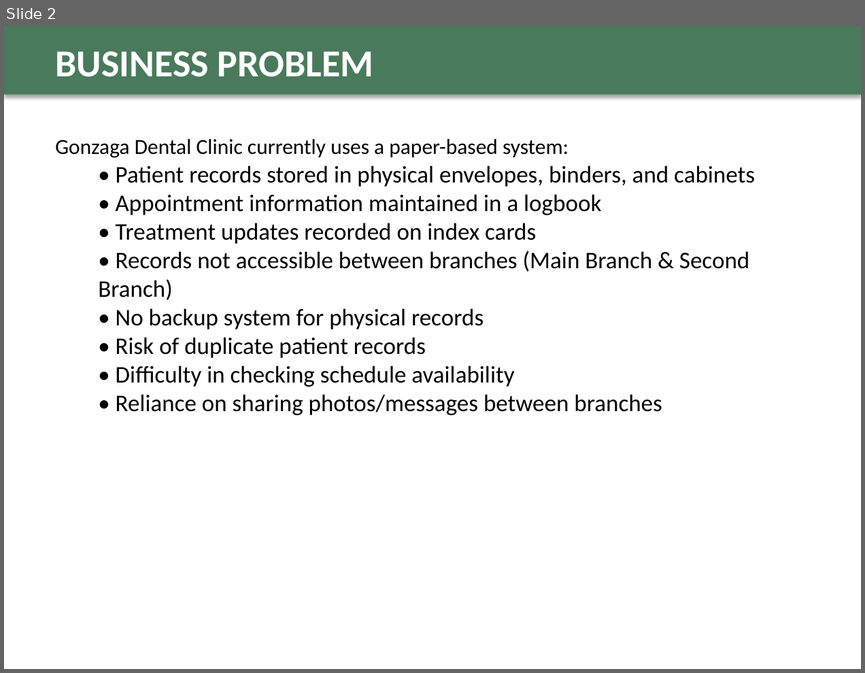
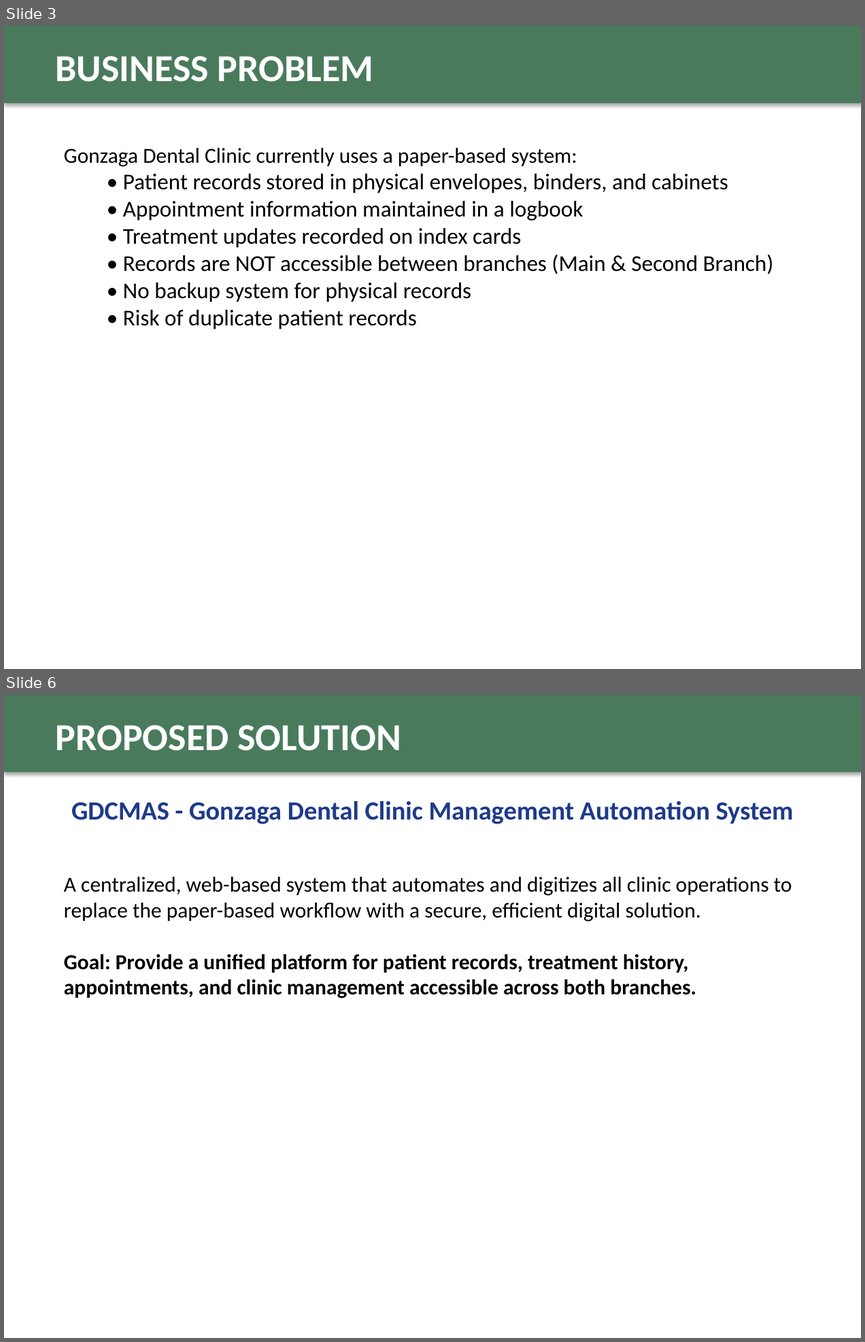
Before and after one commit to fritzmichael1-2/gonzaga-dental-clinic-system, a slide deck: GDCMAS_Final_Defense_Presentation.pptx. Shown one above the other, each under a label of ours: slide 2 before the commit, slides 3 and 6 after it; the slides between them are not shown. The pictures are 865x673 and 865x1342 pixels, drawn with LibreOffice and Linux fonts; fonts in the diff are those of the drawing. Boxes give left, top, right and bottom in pixels: in the first picture for what was removed or moved away, otherwise in the second. Text is boxed around its words. In the diff, an @@ line names an element or a change of style, - is before the commit and + after.

Commit message:
Update defense presentation with improved content and design

```diff
--- a/GDCMAS_Final_Defense_Presentation.pptx
+++ b/GDCMAS_Final_Defense_Presentation.pptx
@@ slide 6 added at (x1=4, y1=695, x2=861, y2=1338), background #FFFFFF @@
@@ rectangle added at (x1=4, y1=695, x2=861, y2=772), fill #4A7A5C @@
@@ text added at (x1=55, y1=725, x2=402, y2=751), 32 pt, text #FFFFFF, bold @@
+PROPOSED SOLUTION
@@ text added at (x1=71, y1=801, x2=793, y2=824), 22 pt, text #1E3A8A, bold @@
+GDCMAS - Gonzaga Dental Clinic Management Automation System
@@ text added at (x1=64, y1=877, x2=792, y2=998), 18 pt, text #000000 @@
+A centralized, web-based system that automates and digitizes all clinic operations to replace the paper-based workflow with a secure, efficient digital solution.
+Goal: Provide a unified platform for patient records, treatment history, appointments, and clinic management accessible across both branches.
@@ what was slide 2 is now slide 3 @@
@@ slide 3 changed as well @@
@@ rectangle resized from (x1=4, y1=26, x2=861, y2=95) to (x1=4, y1=26, x2=861, y2=103) @@
@@ text "BUSINESS PROBLEM" moved from (x1=55, y1=51, x2=374, y2=77) to (x1=55, y1=56, x2=374, y2=82) @@
@@ text "Gonzaga Dental Clinic currently uses ..." moved from (x1=55, y1=139, x2=755, y2=415) to (x1=64, y1=148, x2=774, y2=329) @@
@@ text at (x1=123, y1=174, x2=728, y2=329): size 20 to 19 pt in "• Patient records stored in physical envelopes, ...", "• Appointment information maintained in a logbook", "• Treatment updates recorded on index cards", "• No backup system for physical records" and 1 more places @@
@@ text at (x1=123, y1=254, x2=774, y2=274): text changed; size 20 to 19 pt @@
-  • Records not accessible between branches (Main Branch & Second Branch)
+  • Records are NOT accessible between branches (Main & Second Branch)
@@ text at (x1=116, y1=365, x2=662, y2=415): paragraphs removed @@
-  • Difficulty in checking schedule availability
-  • Reliance on sharing photos/messages between branches
```
Also in this commit, not shown: 5 other slides changed, 3 other slides added, 4 slides removed.
